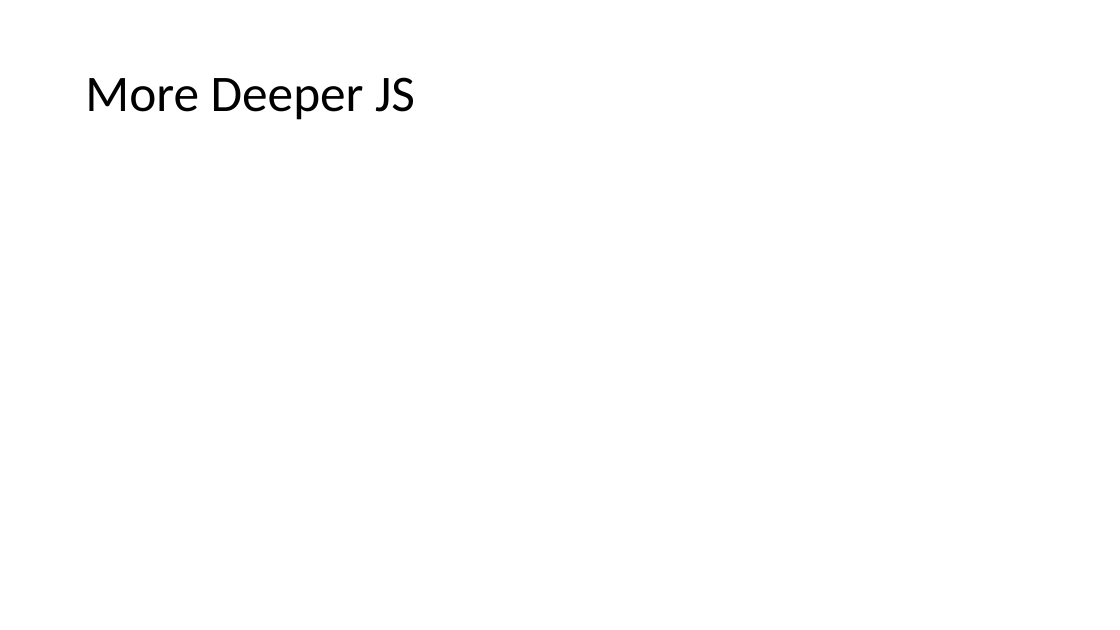
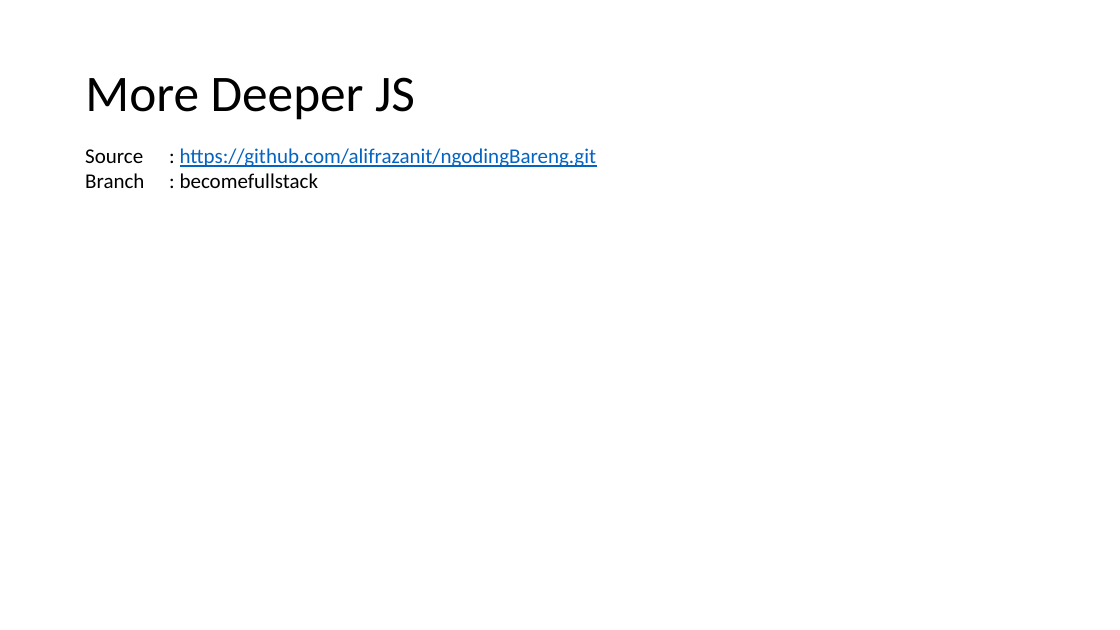
Before and after one commit to alifrazanit/ngodingBareng, a slide deck: slide 13 of WEEK 5.pptx. Drawn at 1120x630 pixels with LibreOffice and Linux fonts; fonts in the diff are those of the drawing. Boxes give left, top, right and bottom in pixels: in the first picture for what was removed or moved away, otherwise in the second. Text is boxed around its words. In the diff, an @@ line names an element or a change of style, - is before the commit and + after.

Commit message:
update ppt

```diff
--- a/WEEK 5.pptx
+++ b/WEEK 5.pptx
@@ text added at box(85, 148, 597, 188), 18 pt, text #0563C1, underline @@
+Source : https://github.com/alifrazanit/ngodingBareng.git
+Branch : becomefullstack
```
